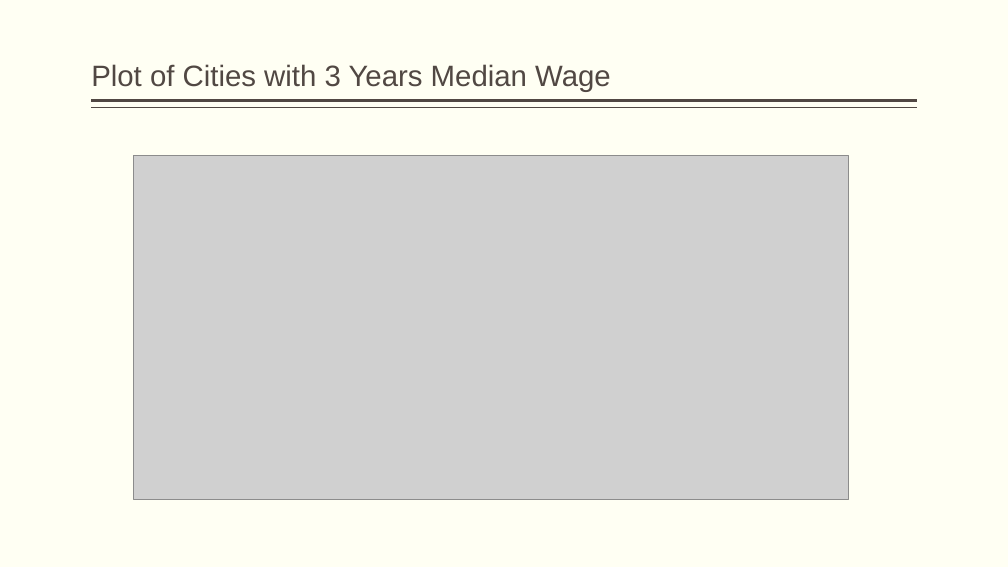
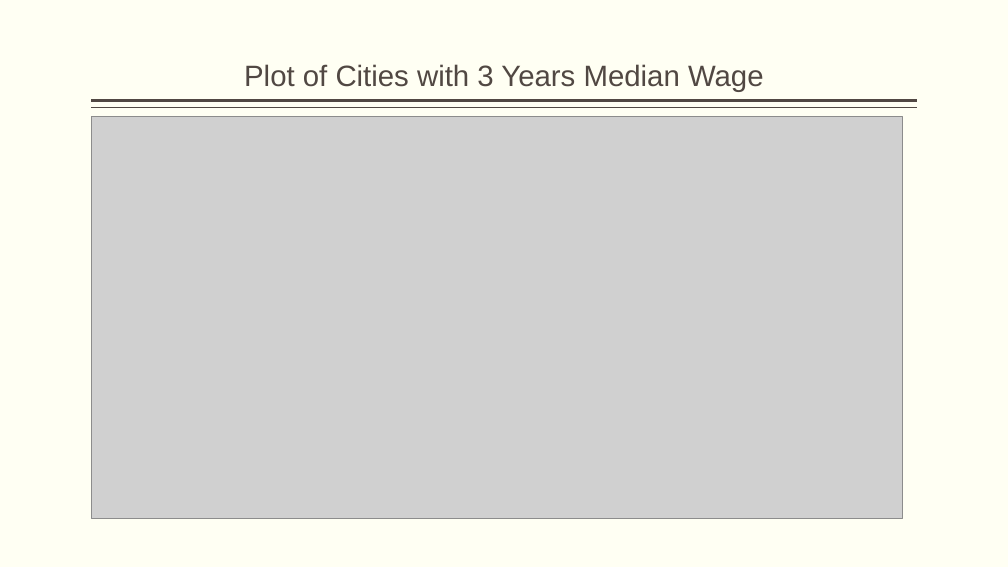
Before and after one commit to vsmolina/fiber_group, a slide deck: slide 7 of reports/Fiber_Group_Presenetation.pptx. Drawn at 1008x567 pixels with LibreOffice and Linux fonts; fonts in the diff are those of the drawing; grey boxes stand for pictures. Boxes give left, top, right and bottom in pixels: in the first picture for what was removed or moved away, otherwise in the second. Text is boxed around its words. In the diff, an @@ line names an element or a change of style, - is before the commit and + after.

```diff
--- a/reports/Fiber_Group_Presenetation.pptx
+++ b/reports/Fiber_Group_Presenetation.pptx
@@ title "Plot of Cities with 3 ..." at (244, 64, 764, 92): alignment left to centre @@
@@ picture: place and size @@
-picture at (134, 155, 848, 499)
+picture at (91, 116, 903, 519)
```
Also in this commit, not shown: 5 other slides changed, 1 other file.
